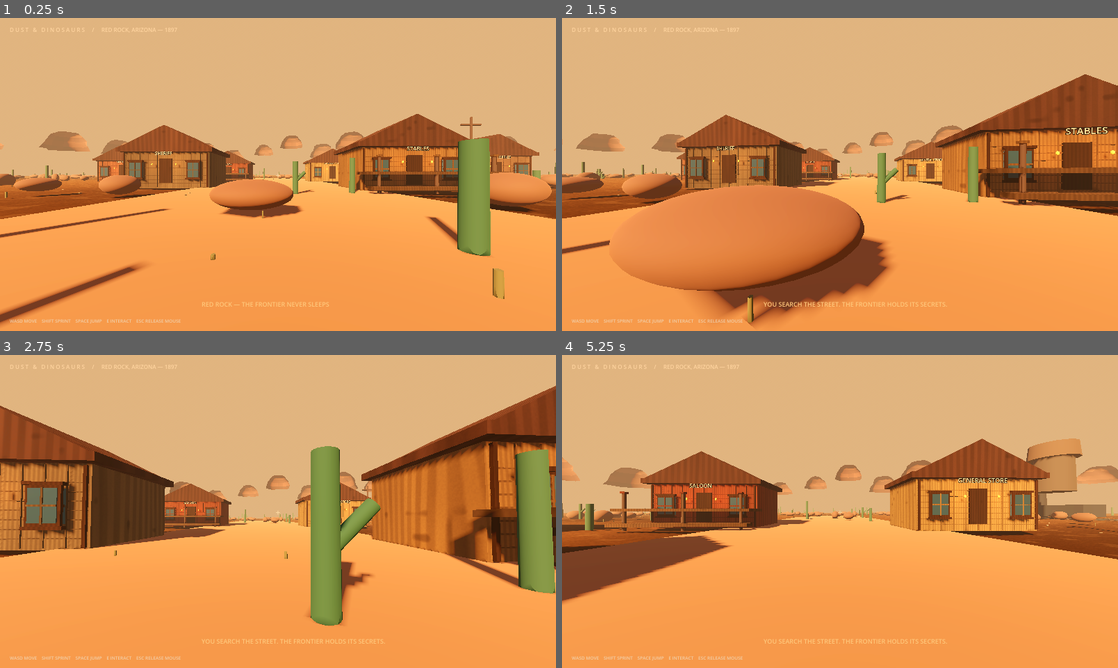
Above: before the commit, frames 1-4 (two rows, left to right).
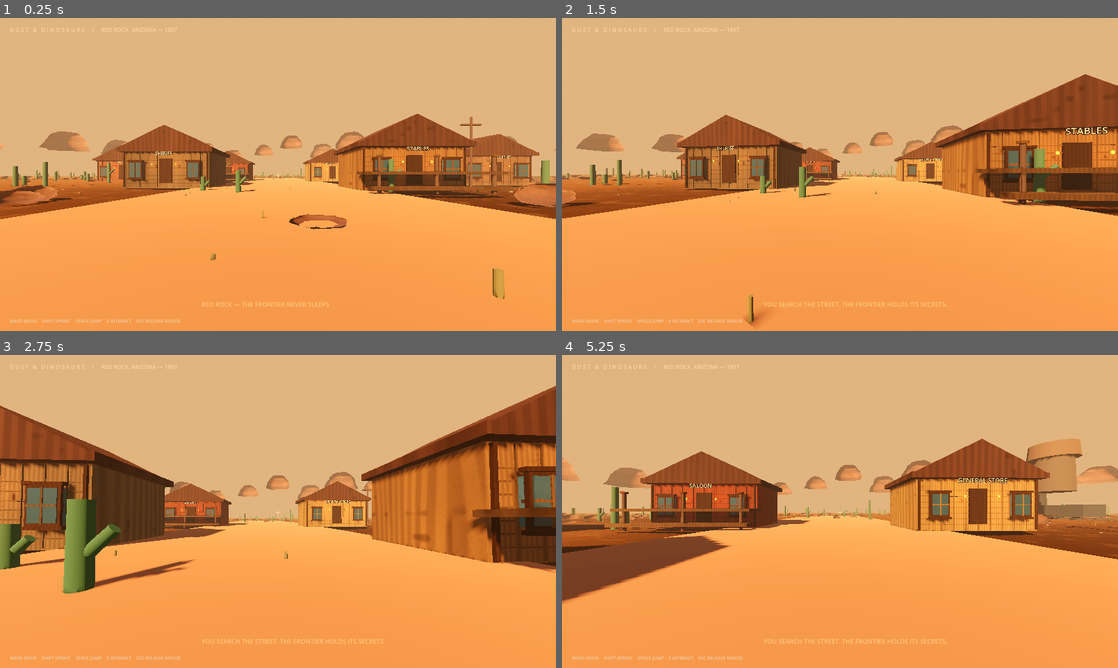
Above: after the commit, the same moments.

Repository: langermkyt-create/DUST-DINOSAURS
Game: Godot game, scene res://scenes/main.tscn
Same seed, same stepped clock (60 frames per second), same inputs: the game is played once before the commit and once after it.
Inputs (mouse positions are in pixels of both pictures, inside the frame that each line leads up to):
- Up to frame 1 (0.25 s): no input
- Up to frame 2 (1.5 s): tap Enter at 0.5 s; move the mouse to (867, 174) at 0.52 s; hold W from 0.53 s (still down); tap E at 0.6 s; tap Space at 0.77 s; move the mouse to (812, 174) at 1.27 s; tap Shift at 1.35 s
- Up to frame 3 (2.75 s): keep holding W; tap Space at 1.52 s; move the mouse to (289, 505) at 2.02 s; tap E at 2.1 s
- Up to frame 4 (5.25 s): keep holding W; move the mouse to (834, 517) at 2.77 s; tap Shift at 2.85, 4.35 s; tap Space at 3.02, 3.77, 4.52 s; move the mouse to (878, 514) at 3.52 s; tap E at 3.6, 5.1 s; move the mouse to (795, 508) at 4.27 s; move the mouse to (845, 511) at 5.02 s

The runs differ from the first frame. In frame 1, 8.2% of the frame differs, in the area x 0-100%, y 38-99%; in frame 2, 16%, in the area x 0-90%, y 41-97%; in frame 3, 11%; in frame 4, 1.1%.

Commit message:
Replace primitive desert boulders with instanced fractured sandstone meshes

Diff:
--- a/scripts/world.gd
+++ b/scripts/world.gd
@@ -176,10 +176,7 @@
 		var radius := randf_range(125.0, 190.0)
 		var p := Vector3(cos(angle) * radius, randf_range(13.0, 25.0), sin(angle) * radius)
 		_rock_formation(p, randf_range(0.8, 1.5))
-	for i in range(420):
-		var p := Vector3(randf_range(-110, 110), 0.8, randf_range(-110, 110))
-		if Vector2(p.x, p.z).length() > 23:
-			_sphere(self, p, Vector3(randf_range(1, 3.5), randf_range(0.7, 2.0), randf_range(1, 3)), Color(0.45, 0.27, 0.18))
+	_scatter_boulders()
 	for i in range(260):
 		var p := Vector3(randf_range(-115, 115), 0, randf_range(-115, 115))
 		if Vector2(p.x, p.z).length() > 20:
@@ -251,6 +248,132 @@
 	rock_collision.shape = rock_mesh.create_trimesh_shape()
 	rock_body.add_child(rock_collision)
 
+func _make_rock_mesh(seed_value: int, variant: int) -> ArrayMesh:
+	var rng := RandomNumberGenerator.new()
+	rng.seed = seed_value
+	var phi := (1.0 + sqrt(5.0)) * 0.5
+	var vertices := PackedVector3Array([
+		Vector3(-1, phi, 0), Vector3(1, phi, 0), Vector3(-1, -phi, 0), Vector3(1, -phi, 0),
+		Vector3(0, -1, phi), Vector3(0, 1, phi), Vector3(0, -1, -phi), Vector3(0, 1, -phi),
+		Vector3(phi, 0, -1), Vector3(phi, 0, 1), Vector3(-phi, 0, -1), Vector3(-phi, 0, 1)
+	])
+	var faces := PackedInt32Array([
+		0,11,5, 0,5,1, 0,1,7, 0,7,10, 0,10,11,
+		1,5,9, 5,11,4, 11,10,2, 10,7,6, 7,1,8,
+		3,9,4, 3,4,2, 3,2,6, 3,6,8, 3,8,9,
+		4,9,5, 2,4,11, 6,2,10, 8,6,7, 9,8,1
+	])
+	for i in range(vertices.size()):
+		vertices[i] = vertices[i].normalized()
+	for subdivision in range(2):
+		var refined := PackedInt32Array()
+		var midpoint_cache: Dictionary = {}
+		for face_index in range(0, faces.size(), 3):
+			var a: int = faces[face_index]
+			var b: int = faces[face_index + 1]
+			var c: int = faces[face_index + 2]
+			var key_ab := mini(a, b) * 10000 + maxi(a, b)
+			var key_bc := mini(b, c) * 10000 + maxi(b, c)
+			var key_ca := mini(c, a) * 10000 + maxi(c, a)
+			var ab: int
+			var bc: int
+			var ca: int
+			if midpoint_cache.has(key_ab):
+				ab = midpoint_cache[key_ab]
+			else:
+				vertices.append((vertices[a] + vertices[b]).normalized())
+				ab = vertices.size() - 1
+				midpoint_cache[key_ab] = ab
+			if midpoint_cache.has(key_bc):
+				bc = midpoint_cache[key_bc]
+			else:
+				vertices.append((vertices[b] + vertices[c]).normalized())
+				bc = vertices.size() - 1
+				midpoint_cache[key_bc] = bc
+			if midpoint_cache.has(key_ca):
+				ca = midpoint_cache[key_ca]
+			else:
+				vertices.append((vertices[c] + vertices[a]).normalized())
+				ca = vertices.size() - 1
+				midpoint_cache[key_ca] = ca
+			refined.append_array(PackedInt32Array([a, ab, ca, b, bc, ab, c, ca, bc, ab, bc, ca]))
+		faces = refined
+	var proportions := [
+		Vector3(1.0, 0.62, 0.86),
+		Vector3(0.92, 0.38, 1.0),
+		Vector3(0.78, 0.72, 0.88)
+	]
+	var shape: Vector3 = proportions[variant]
+	for i in range(vertices.size()):
+		var direction: Vector3 = vertices[i].normalized()
+		var fracture := sin(direction.x * 13.0 + direction.z * 8.0) * 0.045
+		var weathering := rng.randf_range(-0.12, 0.12)
+		vertices[i] = Vector3(direction.x * shape.x, direction.y * shape.y, direction.z * shape.z) * (1.0 + fracture + weathering)
+	var surface := SurfaceTool.new()
+	surface.begin(Mesh.PRIMITIVE_TRIANGLES)
+	for face_index in range(0, faces.size(), 3):
+		for corner in range(3):
+			var p: Vector3 = vertices[faces[face_index + corner]]
+			var elevation := clampf((p.y / shape.y + 1.0) * 0.5, 0.0, 1.0)
+			var mottling := rng.randf_range(-0.055, 0.055)
+			var band := clampf(elevation * 0.58 + mottling + 0.12, 0.0, 1.0)
+			var color := Color(0.22, 0.115, 0.078).lerp(Color(0.58, 0.36, 0.235), band)
+			surface.set_color(color)
+			surface.add_vertex(p)
+	surface.generate_normals()
+	return surface.commit()
+
+func _scatter_boulders() -> void:
+	for variant in range(3):
+		var rng := RandomNumberGenerator.new()
+		rng.seed = 20261114 + variant * 7919
+		var rock_mesh := _make_rock_mesh(8401 + variant * 101, variant)
+		var rock_material := StandardMaterial3D.new()
+		rock_material.vertex_color_use_as_albedo = true
+		rock_material.roughness = 0.97
+		rock_material.metallic = 0.0
+		var multimesh := MultiMesh.new()
+		multimesh.transform_format = MultiMesh.TRANSFORM_3D
+		multimesh.mesh = rock_mesh
+		multimesh.instance_count = 140
+		multimesh.custom_aabb = AABB(Vector3(-125, -2, -125), Vector3(250, 35, 250))
+		var rocks := MultiMeshInstance3D.new()
+		rocks.multimesh = multimesh
+		rocks.material_override = rock_material
+		rocks.cast_shadow = GeometryInstance3D.SHADOW_CASTING_SETTING_ON
+		add_child(rocks)
+		for i in range(140):
+			var x := 0.0
+			var z := 0.0
+			for attempt in range(80):
+				x = rng.randf_range(-115.0, 115.0)
+				z = rng.randf_range(-115.0, 115.0)
+				if Vector2(x, z).length() > 29.0:
+					break
+			var size_factor := rng.randf_range(0.72, 1.45)
+			if i < 12:
+				size_factor = rng.randf_range(1.35, 1.72)
+			var scale := Vector3(
+				size_factor * rng.randf_range(0.82, 1.18),
+				size_factor * rng.randf_range(0.42, 0.72),
+				size_factor * rng.randf_range(0.78, 1.2)
+			)
+			var yaw := rng.randf_range(0.0, TAU)
+			var position := Vector3(x, scale.y * 0.42, z)
+			var basis := Basis(Vector3.UP, yaw).scaled(scale)
+			multimesh.set_instance_transform(i, Transform3D(basis, position))
+			if i < 12:
+				var body := StaticBody3D.new()
+				body.position = position
+				body.rotation.y = yaw
+				add_child(body)
+				var collision := CollisionShape3D.new()
+				var collision_shape := BoxShape3D.new()
+				collision_shape.size = Vector3(1.55, 0.9, 1.55)
+				collision.shape = collision_shape
+				collision.scale = scale
+				body.add_child(collision)
+
 func _add_building_details(root: Node3D, wall: Color, porch: bool) -> void:
 	var wood := _weathered_wood_material(wall.darkened(0.22))
 	var trim := _weathered_wood_material(Color(0.19, 0.105, 0.065))
